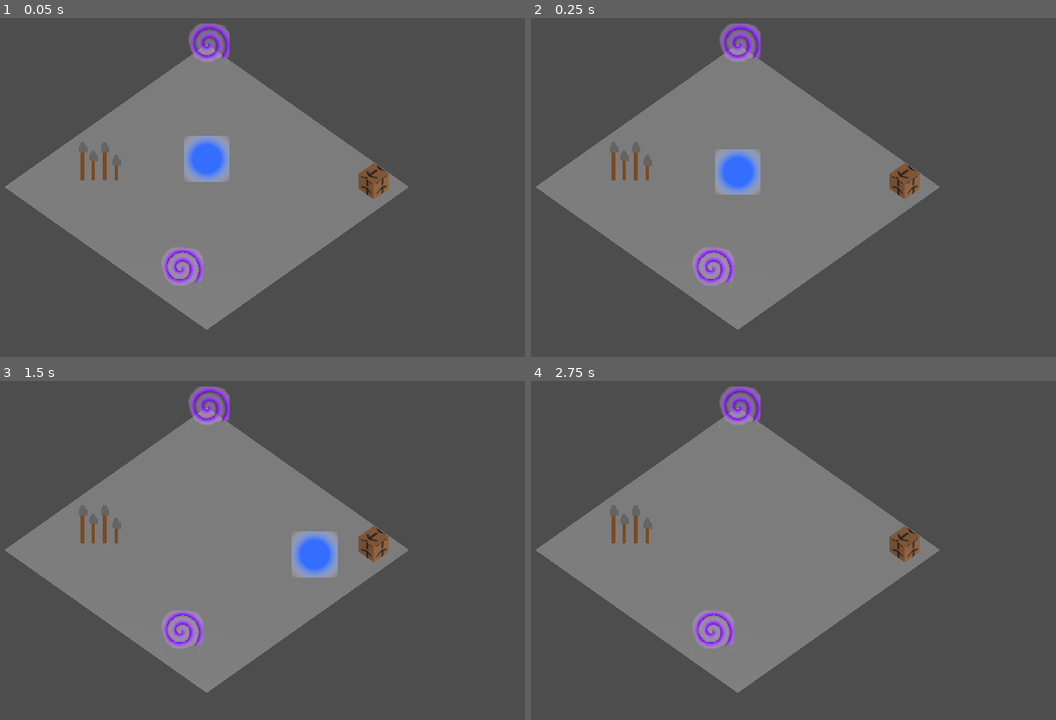
Above: before the commit, frames 1-4 (two rows, left to right).
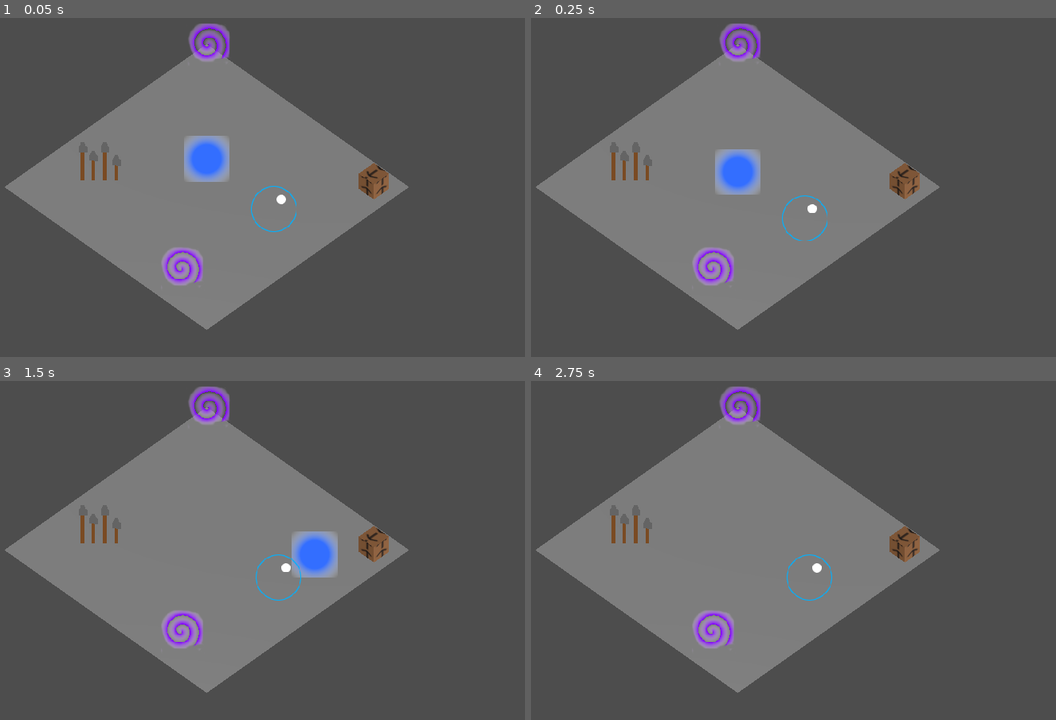
Above: after the commit, the same moments.

Repository: Hazematman/GGJ2025
Game: Godot game, scene res://scenes/game.tscn
Same seed, same stepped clock (60 frames per second), same inputs: the game is played once before the commit and once after it. This scene is started directly instead of the project's main scene.
Inputs:
- Up to frame 1 (0.05 s): no input
- Up to frame 2 (0.25 s): no input
- Up to frame 3 (1.5 s): tap Enter (ui_accept) at 0.5, 0.77 s; hold Right (ui_right) 0.53-1.28 s; hold Shift (attract, bound only after the commit) 0.53-1.28 s; hold Down (ui_down) from 1.28 s (still down); tap Shift (attract, bound only after the commit) at 1.35 s
- Up to frame 4 (2.75 s): tap Enter (ui_accept) at 1.52 s; release Down (ui_down) at 2.03 s; hold Right (ui_right) from 2.03 s (still down); hold Shift (attract, bound only after the commit) from 2.03 s (still down)

The runs differ from the first frame. In frame 1, 0.2% of the frame differs, in the area x 47-57%, y 49-64%; in frame 2, 0.1%; in frame 3, 0.1%; in frame 4, 0.1%.

Commit message:
Añadir burbuja basica y atracion

Diff:
--- a/project.godot
+++ b/project.godot
@@ -19,6 +19,14 @@
 
 gdscript/warnings/integer_division=0
 
+[input]
+
+attract={
+"deadzone": 0.5,
+"events": [Object(InputEventKey,"resource_local_to_scene":false,"resource_name":"","device":-1,"window_id":0,"alt_pressed":false,"shift_pressed":false,"ctrl_pressed":false,"meta_pressed":false,"pressed":false,"keycode":4194325,"physical_keycode":0,"key_label":0,"unicode":0,"location":0,"echo":false,"script":null)
+]
+}
+
 [layer_names]
 
 3d_physics/layer_1="Ambientes"
--- /dev/null
+++ b/scenes/burbuja.tscn
@@ -0,0 +1,36 @@
+[gd_scene load_steps=5 format=3 uid="uid://dmxkqtmrvjhl"]
+
+[ext_resource type="Script" path="res://scripts/burbuja.gd" id="1_gcaxg"]
+[ext_resource type="Texture2D" uid="uid://v2nv1gjyhcdt" path="res://assets/burbuja.png" id="1_ugfwn"]
+
+[sub_resource type="SphereShape3D" id="SphereShape3D_n3vpj"]
+radius = 0.15
+
+[sub_resource type="BoxShape3D" id="BoxShape3D_endjf"]
+size = Vector3(0.3, 0.3, 0.3)
+
+[node name="Burbuja" type="CharacterBody3D"]
+transform = Transform3D(1, 0, 0, 0, 1, 0, 0, 0, 1, 0, 0.25, 0)
+collision_layer = 5
+collision_mask = 5
+script = ExtResource("1_gcaxg")
+
+[node name="Sprite3D" type="Sprite3D" parent="."]
+pixel_size = 0.005
+billboard = 1
+texture_filter = 0
+texture = ExtResource("1_ugfwn")
+
+[node name="CollisionShape3D" type="CollisionShape3D" parent="."]
+shape = SubResource("SphereShape3D_n3vpj")
+
+[node name="Area3D" type="Area3D" parent="."]
+collision_layer = 4
+collision_mask = 4
+monitorable = false
+
+[node name="CollisionShape3D" type="CollisionShape3D" parent="Area3D"]
+shape = SubResource("BoxShape3D_endjf")
+
+[connection signal="area_entered" from="Area3D" to="." method="_on_area_3d_area_entered"]
+[connection signal="area_exited" from="Area3D" to="." method="_on_area_3d_area_exited"]
--- a/scenes/game.tscn
+++ b/scenes/game.tscn
@@ -1,10 +1,11 @@
-[gd_scene load_steps=8 format=3 uid="uid://bnkxde3v6a63m"]
+[gd_scene load_steps=9 format=3 uid="uid://bnkxde3v6a63m"]
 
 [ext_resource type="PackedScene" uid="uid://dhl4dlwx751ji" path="res://scenes/jugador.tscn" id="1_on0ku"]
 [ext_resource type="Script" path="res://scripts/mapa_basica.gd" id="1_y5lt0"]
 [ext_resource type="PackedScene" uid="uid://bukbegwo1hv80" path="res://scenes/pincho.tscn" id="2_31lb3"]
 [ext_resource type="PackedScene" uid="uid://bhm3q7oo8pjet" path="res://scenes/portal.tscn" id="3_37cqa"]
 [ext_resource type="PackedScene" uid="uid://stkqtq403the" path="res://scenes/piston.tscn" id="4_20j5n"]
+[ext_resource type="PackedScene" uid="uid://dmxkqtmrvjhl" path="res://scenes/burbuja.tscn" id="5_1mhya"]
 
 [sub_resource type="PlaneMesh" id="PlaneMesh_bb8d1"]
 
@@ -47,5 +48,7 @@
 [node name="Piston" parent="." instance=ExtResource("4_20j5n")]
 transform = Transform3D(1, 0, 0, 0, 1, 0, 0, 0, 1, 0.838535, 0.25, -0.813849)
 
+[node name="Burbuja" parent="." instance=ExtResource("5_1mhya")]
+transform = Transform3D(1, 0, 0, 0, 1, 0, 0, 0, 1, 0.656745, 0.25, -0.00675201)
+
 [connection signal="mata" from="." to="." method="_on_mata"]
-[connection signal="mata" from="Jugador" to="Jugador" method="_on_mata"]
--- a/scenes/jugador.tscn
+++ b/scenes/jugador.tscn
@@ -15,6 +15,17 @@
 [sub_resource type="SphereShape3D" id="SphereShape3D_kxb4x"]
 radius = 0.15
 
+[sub_resource type="BoxShape3D" id="BoxShape3D_w56b5"]
+size = Vector3(0.3, 0.3, 1)
+
+[sub_resource type="StandardMaterial3D" id="StandardMaterial3D_glh8l"]
+transparency = 1
+albedo_color = Color(1, 1, 1, 0.392157)
+
+[sub_resource type="BoxMesh" id="BoxMesh_pxcln"]
+material = SubResource("StandardMaterial3D_glh8l")
+size = Vector3(0.3, 0.3, 1)
+
 [node name="Jugador" type="CharacterBody3D"]
 transform = Transform3D(1, 0, 0, 0, 1, 0, 0, 0, 1, 0, 0.286479, 0)
 collision_layer = 3
@@ -28,3 +39,14 @@
 
 [node name="CollisionShape3D" type="CollisionShape3D" parent="."]
 shape = SubResource("SphereShape3D_kxb4x")
+
+[node name="Area3D" type="Area3D" parent="."]
+transform = Transform3D(1, 0, 0, 0, 1, 0, 0, 0, 1, 0, 0, 0.650758)
+collision_layer = 4
+collision_mask = 4
+
+[node name="CollisionShape3D" type="CollisionShape3D" parent="Area3D"]
+shape = SubResource("BoxShape3D_w56b5")
+
+[node name="MeshInstance3D" type="MeshInstance3D" parent="Area3D"]
+mesh = SubResource("BoxMesh_pxcln")
--- /dev/null
+++ b/scripts/burbuja.gd
@@ -0,0 +1,34 @@
+extends CharacterBody3D
+
+const SPEED = 1.0
+
+var attractor: Node3D = null
+
+func _physics_process(delta: float) -> void:
+	# Add the gravity.
+	if not is_on_floor():
+		velocity += get_gravity() * delta
+
+	if attractor != null:
+		if not attractor.attracting:
+			attractor = null
+		else:
+			var nueva_direction = (attractor.position - position).normalized()
+			velocity = SPEED * nueva_direction
+
+	if attractor == null:
+		velocity.x = move_toward(velocity.x, 0, SPEED)
+		velocity.z = move_toward(velocity.z, 0, SPEED)
+
+	move_and_slide()
+
+
+func _on_area_3d_area_entered(area: Area3D) -> void:
+	# Perform attracion to player
+	var jugador = area.get_parent()
+	print("ATTRACT!")
+	attractor = jugador
+
+func _on_area_3d_area_exited(area: Area3D) -> void:
+	if area.get_parent() == attractor:
+		attractor = null
--- a/scripts/player.gd
+++ b/scripts/player.gd
@@ -8,7 +8,18 @@
 
 signal mata
 
+var attracting = false
+
 func _physics_process(delta: float) -> void:
+	if Input.is_action_pressed("attract"):
+		$Area3D.monitorable = true
+		attracting = true
+		$Area3D/MeshInstance3D.show()
+	else:
+		$Area3D.monitorable = false
+		attracting = false
+		$Area3D/MeshInstance3D.hide()
+
 	# Add the gravity.
 	if not is_on_floor():
 		velocity += get_gravity() * delta
@@ -27,6 +38,8 @@
 	if direction:
 		velocity.x = move_toward(velocity.x, direction.x, SPEED)
 		velocity.z = move_toward(velocity.z, direction.z, SPEED)
+
+		look_at(position - Vector3(velocity.x, 0, velocity.z), Vector3.UP)
 	else:
 		velocity.x = move_toward(velocity.x, 0, SPEED)
 		velocity.z = move_toward(velocity.z, 0, SPEED)
Binary file added: assets/burbuja.png
Not shown, added: assets/burbuja.png.import
Not shown: 1 places in scenes/jugador.tscn that only renumber resources
Not shown, added: burbuja.xcf
